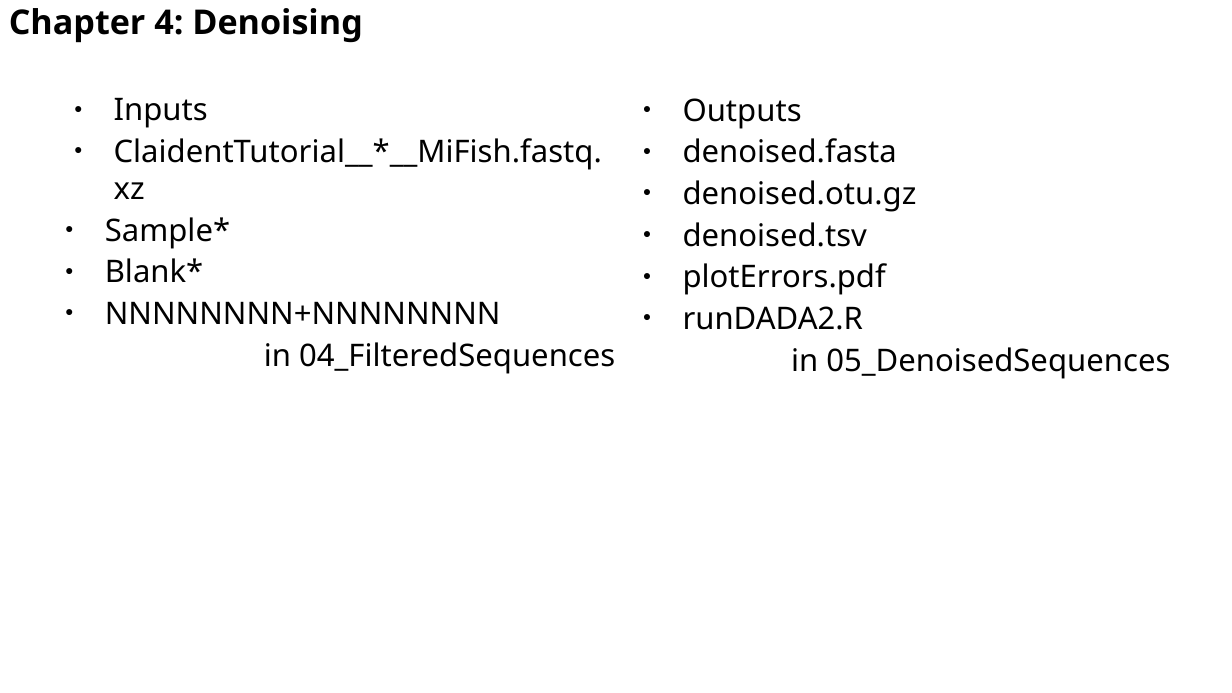
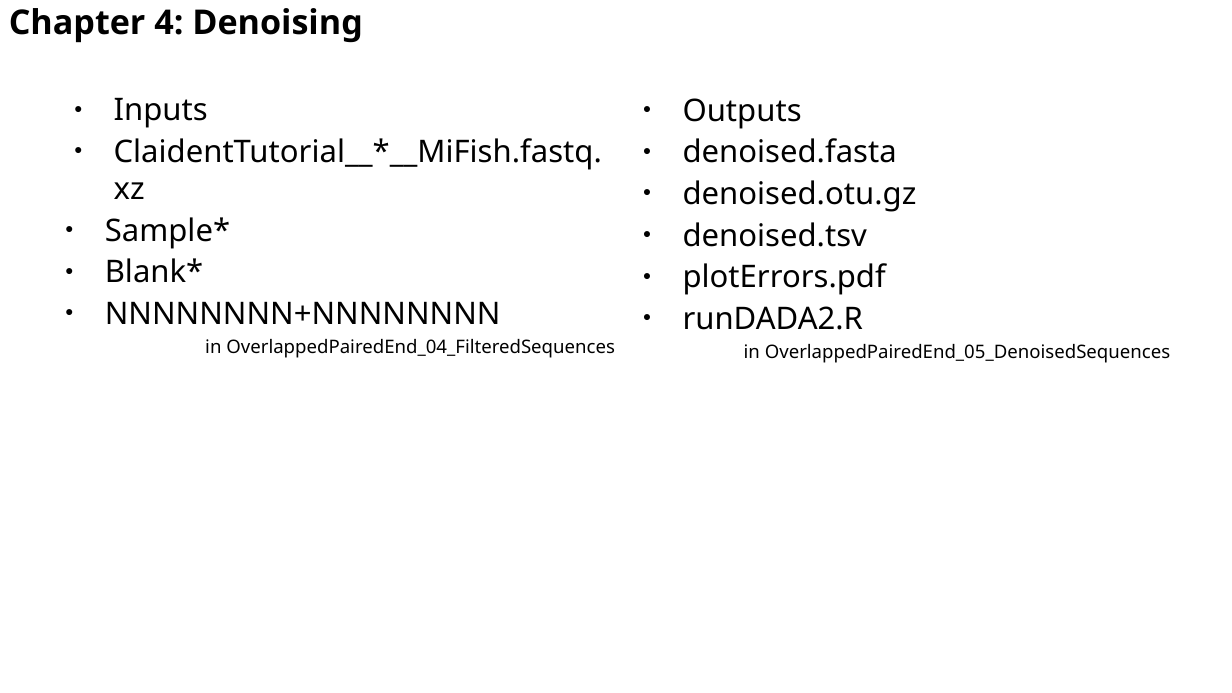
Before and after one commit to astanabe/ClaidentTutorial, a slide deck: slide 23 of AutumnSchool20201115.odp. Drawn at 1232x693 pixels with LibreOffice and Linux fonts; fonts in the diff are those of the drawing. Boxes give left, top, right and bottom in pixels: in the first picture for what was removed or moved away, otherwise in the second. Text is boxed around its words. In the diff, an @@ line names an element or a change of style, - is before the commit and + after.

```diff
--- a/AutumnSchool20201115.odp
+++ b/AutumnSchool20201115.odp
@@ text at (x1=205, y1=339, x2=615, y2=358): text changed; size 20 to 12 pt @@
-in 04_FilteredSequences
+in OverlappedPairedEnd_04_FilteredSequences
@@ text at (x1=744, y1=344, x2=1170, y2=363): text changed; size 20 to 12 pt @@
-in 05_DenoisedSequences
+in OverlappedPairedEnd_05_DenoisedSequences
```
Also in this commit, not shown: 18 other slides changed, 2 other files.
